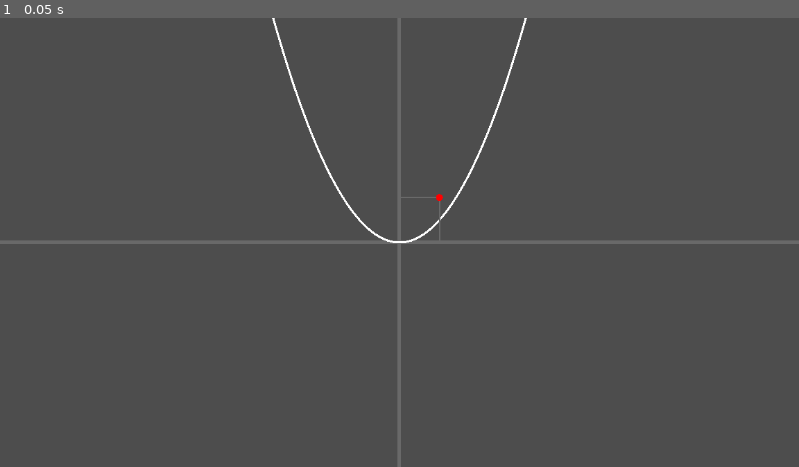
Above: before the commit, frame 1.
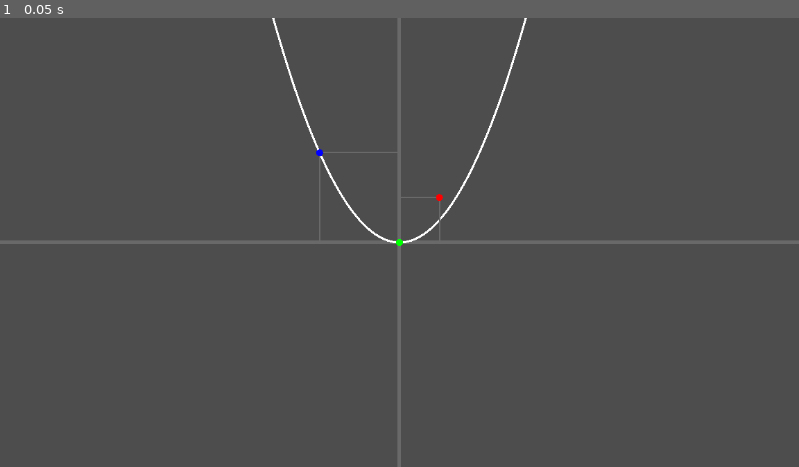
Above: after the commit, the same moment.

Repository: mjXmsdgh/game_gallery
Game: Godot game, scene res://2_game_scene/min_search/scene/xy_axis.tscn
Two runs of this game, one before a commit and one after it. Both use one fixed random seed, a clock stepped at 60 frames per second and the inputs below. This scene is started directly instead of the project's main scene.
Inputs:
- Up to frame 1 (0.05 s): no input

The runs differ from the first frame. In frame 1, less than 0.1% of the frame differs, in the area x 39-51%, y 29-51%.

Commit message:
split point_manager and draw_point

Diff:
--- a/2_game_scene/min_search/scene/xy_axis.tscn
+++ b/2_game_scene/min_search/scene/xy_axis.tscn
@@ -1,9 +1,10 @@
-[gd_scene load_steps=5 format=3 uid="uid://1v0oxliodfs7"]
+[gd_scene load_steps=6 format=3 uid="uid://1v0oxliodfs7"]
 
 [ext_resource type="Script" path="res://2_game_scene/min_search/script/axis.gd" id="2_1sb82"]
 [ext_resource type="Script" path="res://2_game_scene/min_search/script/world_to_screen.gd" id="2_ku3po"]
 [ext_resource type="Script" path="res://2_game_scene/min_search/script/point_node.gd" id="3_ddsdi"]
 [ext_resource type="Script" path="res://2_game_scene/min_search/script/QuadraticGraph.gd" id="3_y7110"]
+[ext_resource type="Script" path="res://2_game_scene/min_search/script/point_manager.gd" id="4_wcucf"]
 
 [node name="XyAxis" type="Node2D"]
 
@@ -16,5 +17,8 @@
 [node name="QuadraticGraphNode" type="Node2D" parent="AxisNode"]
 script = ExtResource("3_y7110")
 
-[node name="PointNode" type="Node2D" parent="AxisNode"]
+[node name="PointManager" type="Node2D" parent="AxisNode"]
+script = ExtResource("4_wcucf")
+
+[node name="PointNode" type="Node2D" parent="AxisNode/PointManager"]
 script = ExtResource("3_ddsdi")
--- /dev/null
+++ b/2_game_scene/min_search/script/point_manager.gd
@@ -0,0 +1,33 @@
+extends Node2D
+
+
+var points: Array[Dictionary]=[]
+
+
+#点を追加する
+func add_point(point_data: Dictionary) -> void:
+	points.append(point_data)
+	#親に通知する、再描画イベントを発行する
+
+
+#点を削除する
+func remove_point(index: int) -> void:
+	if index >= 0 and index < points.size():
+		points.remove_at(index)
+		#親に通知する、再描画イベントを発行する
+
+
+#全ての点を削除
+func clear_point()->void:
+	points.clear()
+	#親に通知する、再描画イベントを発行する。
+
+
+# Called when the node enters the scene tree for the first time.
+func _ready() -> void:
+	pass # Replace with function body.
+
+
+# Called every frame. 'delta' is the elapsed time since the previous frame.
+func _process(delta: float) -> void:
+	pass
--- a/2_game_scene/min_search/script/point_node.gd
+++ b/2_game_scene/min_search/script/point_node.gd
@@ -1,37 +1,44 @@
 extends Node2D
 
 # Axisノードへの参照
-@onready var wtos_node=get_parent().get_node_or_null("world_to_screen")
-
+@onready var wtos_node=get_parent().get_parent().get_node_or_null("world_to_screen")
+@onready var point_manager=get_parent()
 
 # Called when the node enters the scene tree for the first time.
 func _ready() -> void:
 	queue_redraw()
 
+	point_manager.add_point({"pos":Vector2(1,2),"color":Color.RED})
+	point_manager.add_point({"pos":Vector2(-2,4),"color":Color.BLUE})
+	point_manager.add_point({"pos":Vector2(0,0),"color":Color.GREEN})
 
-func draw_one_point():
+
+func draw_one_point(point_data: Dictionary):
 	"""
 	点を描画する関数
 	"""
-	var point: Vector2=Vector2(1,2)
+	#var point: Vector2=Vector2(1,2)
+	var point: Vector2=Vector2(point_data.pos)
 	var screen_point=wtos_node.world_to_screen(point)
+	var point_color: Color=point_data.color
 
 	# x軸への垂線
-	var v_point=Vector2(1,0)
+	var v_point=Vector2(point.x,0)
 	var v_screen_point=wtos_node.world_to_screen(v_point)
 	draw_line(screen_point,v_screen_point,Color.DIM_GRAY,2.0)
 
 	# y軸への垂線
-	var h_point=Vector2(0,2)
+	var h_point=Vector2(0,point.y)
 	var h_screen_point=wtos_node.world_to_screen(h_point)
 	draw_line(screen_point,h_screen_point,Color.DIM_GRAY,2.0)
 
 	# 点
-	draw_circle(screen_point,5,Color.RED)
+	draw_circle(screen_point,5,point_color)
 
 func _draw() -> void:
 
-	draw_one_point()
+	for point_data in point_manager.points:
+		draw_one_point(point_data)
 
 
 # Called every frame. 'delta' is the elapsed time since the previous frame.
